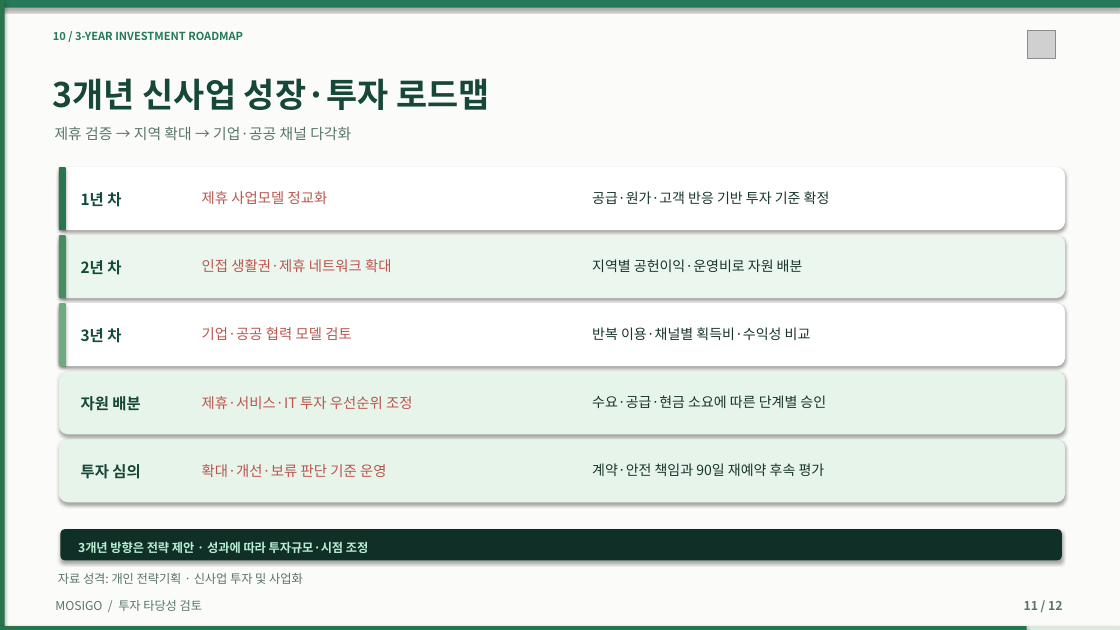
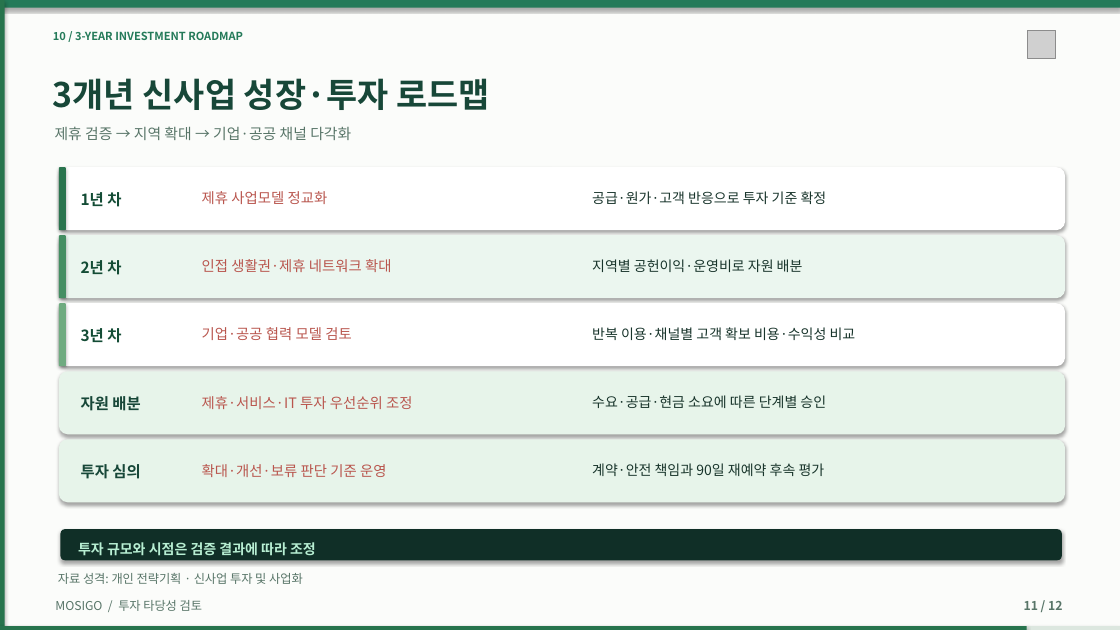
Before and after one commit to dohyunkimmm/mosigo-case-study, a slide deck: slide 11 of downloads/MOSIGO_IR_Investment_Review_12slides.pptx. Drawn at 1120x630 pixels with LibreOffice and Linux fonts; fonts in the diff are those of the drawing; grey boxes stand for pictures. Boxes give left, top, right and bottom in pixels: in the first picture for what was removed or moved away, otherwise in the second. Text is boxed around its words. In the diff, an @@ line names an element or a change of style, - is before the commit and + after.

```diff
--- a/downloads/MOSIGO_IR_Investment_Review_12slides.pptx
+++ b/downloads/MOSIGO_IR_Investment_Review_12slides.pptx
@@ text at [592,191,827,204]: text changed @@
-공급·원가·고객 반응 기반 투자 기준 확정
+공급·원가·고객 반응으로 투자 기준 확정
@@ text at [592,327,856,340]: text changed @@
-반복 이용·채널별 획득비·수익성 비교
+반복 이용·채널별 고객 확보 비용·수익성 비교
@@ text at [78,542,316,556]: text changed; size 10.5 to 12 pt @@
-3개년 방향은 전략 제안 · 성과에 따라 투자규모·시점 조정
+투자 규모와 시점은 검증 결과에 따라 조정
```
Also in this commit, not shown: 4 other slides changed, 24 other files.
